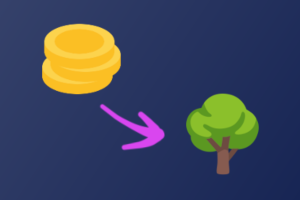
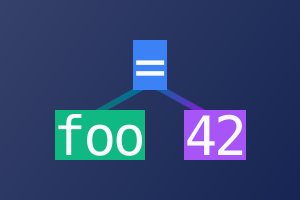
Layers edited between the first and the second 300 x 200 image:
added layer "Top Node" above "Left Node" over left=133, top=40, right=167, bottom=90
added layer "Left Node" above "Right Node" over left=55, top=110, right=145, bottom=160
renamed "Tree" to "Right Node", painted on it over left=184, top=93, right=259, bottom=175
removed layer "Arrow" over left=98, top=103, right=165, bottom=151
removed layer "Token" over left=42, top=23, right=121, bottom=95
added layer "Left Line" above "Right Line" over left=149, top=81, right=207, bottom=116
added layer "Right Line" above "Gradient" over left=92, top=83, right=147, bottom=117
